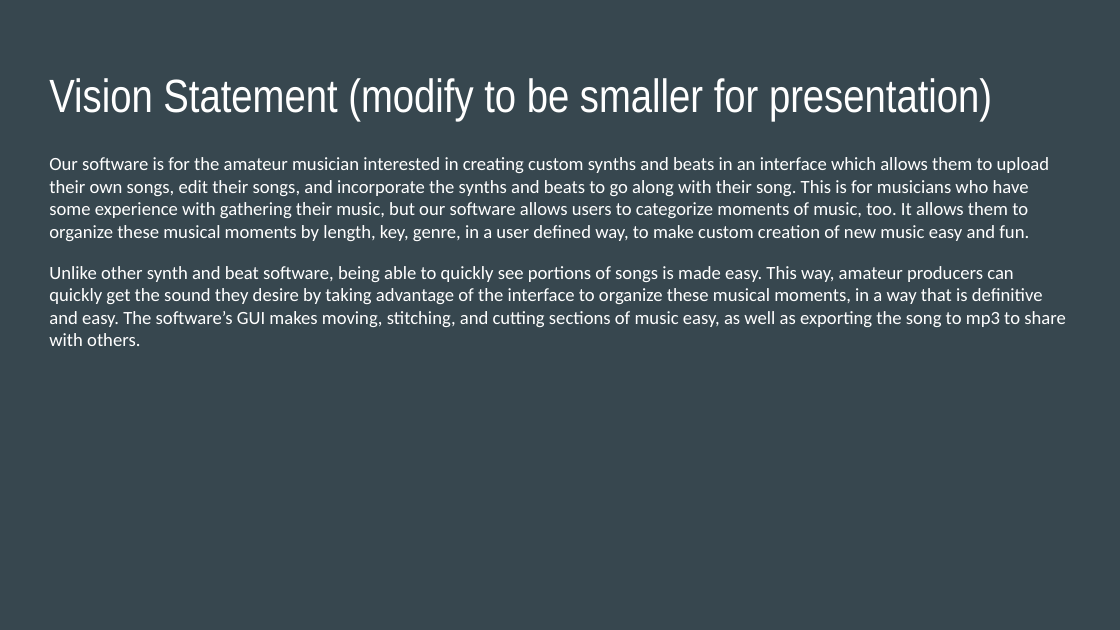
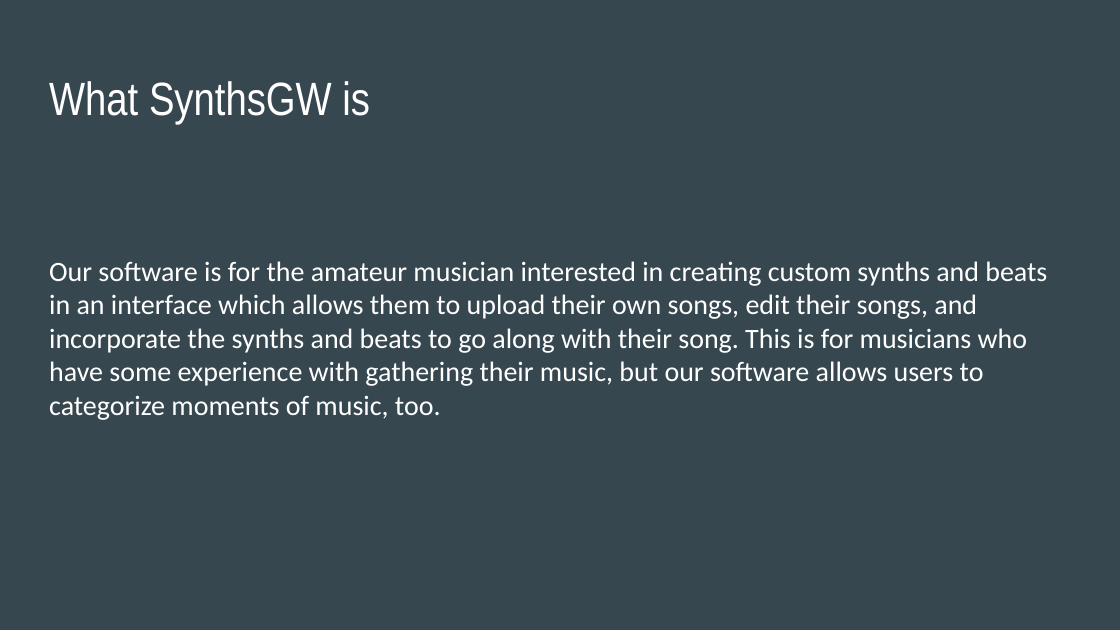
Before and after one commit to jon3654/synthsgw, a slide deck: slide 2 of Presentation.odp. Drawn at 1120x630 pixels with LibreOffice and Linux fonts; fonts in the diff are those of the drawing. Boxes give left, top, right and bottom in pixels: in the first picture for what was removed or moved away, otherwise in the second. Text is boxed around its words. In the diff, an @@ line names an element or a change of style, - is before the commit and + after.

Commit message:
Added latest version of Presentation.odp

```diff
--- a/Presentation.odp
+++ b/Presentation.odp
@@ text at [49, 81, 370, 124]: text changed @@
-Vision Statement (modify to be smaller for presentation)
+What SynthsGW is
@@ text at [49, 261, 1047, 420]: text changed; size 12 to 18 pt @@
-Our software is for the amateur musician interested in creating custom synths and beats in an interface which allows them to upload their own songs, edit their songs, and incorporate the synths and beats to go along with their song. This is for musicians who have some experience with gathering their music, but our software allows users to categorize moments of music, too. It allows them to organize these musical moments by length, key, genre, in a user defined way, to make custom creation of new music easy and fun.
-Unlike other synth and beat software, being able to quickly see portions of songs is made easy. This way, amateur producers can quickly get the sound they desire by taking advantage of the interface to organize these musical moments, in a way that is definitive and easy. The software’s GUI makes moving, stitching, and cutting sections of music easy, as well as exporting the song to mp3 to share with others.
+Our software is for the amateur musician interested in creating custom synths and beats in an interface which allows them to upload their own songs, edit their songs, and incorporate the synths and beats to go along with their song. This is for musicians who have some experience with gathering their music, but our software allows users to categorize moments of music, too.
```
Also in this commit, not shown: 4 other slides changed, 12 slides added, 1 slide removed.
